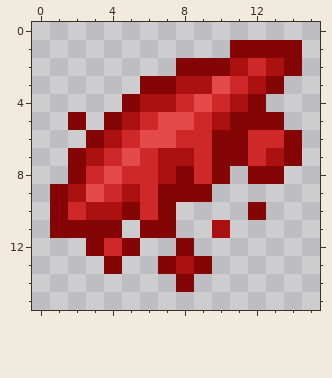
One commit to this pixel-art sprite: src/main/resources/assets/explorers_of_ether/textures/mob_effect/bleeding.png. The picture above was drawn from the file before the commit.
The file is 16x16 pixels. Colours within 5 levels of each other are drawn and written as one.
After:
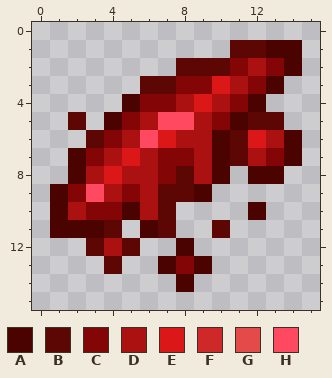
Palette (. is transparent): A #4b0300  B #5d0704  C #830505  D #ac1111  E #dc1717  F #cf2828  G #e44a4a  H #ff4960
Change:
Changed rows in their new state; - is an unchanged pixel.
first column x 1:
 1 ----------BBAA
 2 -------BBBCDCA
 3 -----BBCCEDCA-
 4 ----ACCDEDCA--
 5 -B-ACDHHDCABB-
 6 --BCDHEDDABEDA
 7 -ACDEDCCDABDCA
 8 -ADEDDCBDA-AA-
 9 ACHDCDBBA-----
10 ADCCADB----A--
11 AAAB-AB--B----
12 --BDB--A------
13 ---B--ACA-----
14 -------A------
Changed places in both pictures, as pixel boxes (x1, y1, x2, y2):
changed: (50, 40, 302, 292)
